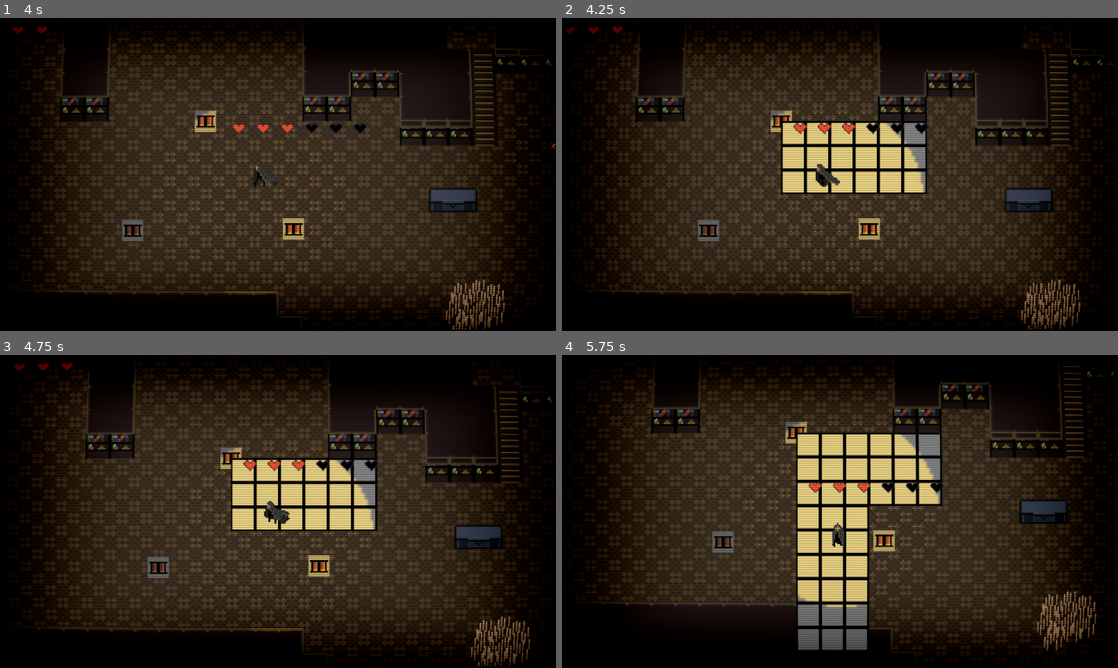
Above: before the commit, frames 1-4 (two rows, left to right).
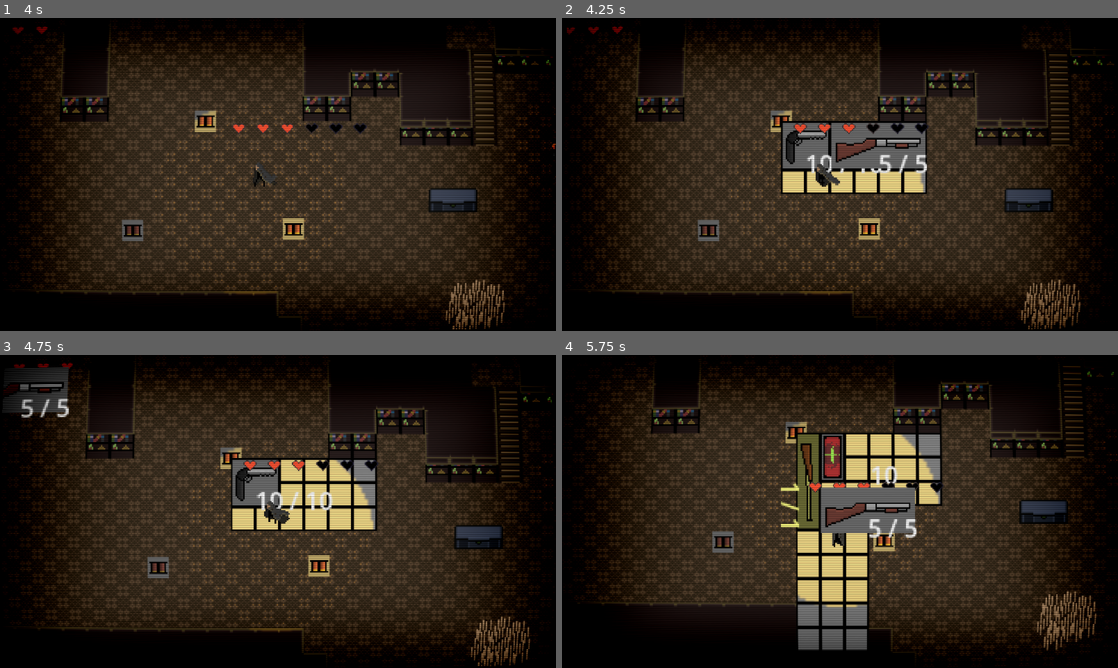
Above: after the commit, the same moments.

Repository: OliverN-beep/og-resident-evil-game-main
Game: Godot game, scene res://content/scenes/root.tscn
The game is run twice, just before and just after one commit, with the same random seed, the same clock (stepped at 60 frames per second) and the same inputs.
Inputs (mouse positions are in pixels of both pictures, inside the frame that each line leads up to):
- Up to frame 1 (4 s): move the mouse to (400, 158) at 0.52 s; hold D (right) 0.53-1.25 s; hold E (interact) 0.53-1.25 s; click (400, 158) at 0.67 s; drag from (166, 190) to (83, 52) at 1.27 s; move the mouse to (333, 105) at 2.02 s; hold D (right) 2.03-2.75 s; right-click (333, 105) at 2.1 s; drag from (250, 237) to (27, 52) at 2.77 s; move the mouse to (444, 221) at 3.52 s; press the mouse at (444, 221) at 3.53 s; hold A (left) from 3.53 s (still down)
- Up to frame 2 (4.25 s): keep holding A (left); tap Tab (inventory) at 4.15 s
- Up to frame 3 (4.75 s): release A (left) at 4.25 s; release the mouse at (444, 558) at 4.25 s; drag from (294, 495) to (16, 389) at 4.27 s
- Up to frame 4 (5.75 s): move the mouse to (867, 511) at 5.02 s; hold S (down) from 5.03 s (still down); hold E (interact) from 5.03 s (still down); click (867, 511) at 5.17 s; tap R (reload) at 5.65 s

Frame 1 is identical in both runs. In frame 2, 3.3% of the frame differs, in the area x 39-66%, y 33-50%; in frame 3, 2.4%; in frame 4, 4.5%, in the area x 39-64%, y 25-59%.
Error before the commit: Parse Error: Unindent doesn't match the previous indentation level. (res://content/UI/Inventory/scenes)

Commit message:
code fix
fixing an indentation error

Diff:
--- a/content/UI/Inventory/scenes and scripts/inventory_item.gd
+++ b/content/UI/Inventory/scenes and scripts/inventory_item.gd
@@ -31,6 +31,7 @@
 
 func _update_stack_label() -> void:
 	# AMMO STACKS
+	if data.ammo_resource != null:
 		stack_label.text = str(data.ammo_amount)
 		return
 
